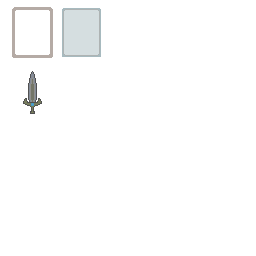
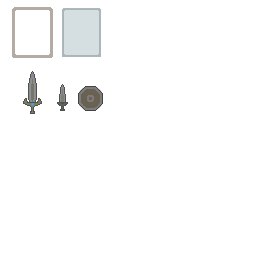
Layered file, before and after one edit (256 × 256). Changes by layer:
added layer "橢圓 1" in group "cards" over [left=78, top=86, right=103, bottom=111]
added layer "sword2" in group "cards" over [left=57, top=84, right=68, bottom=111]
